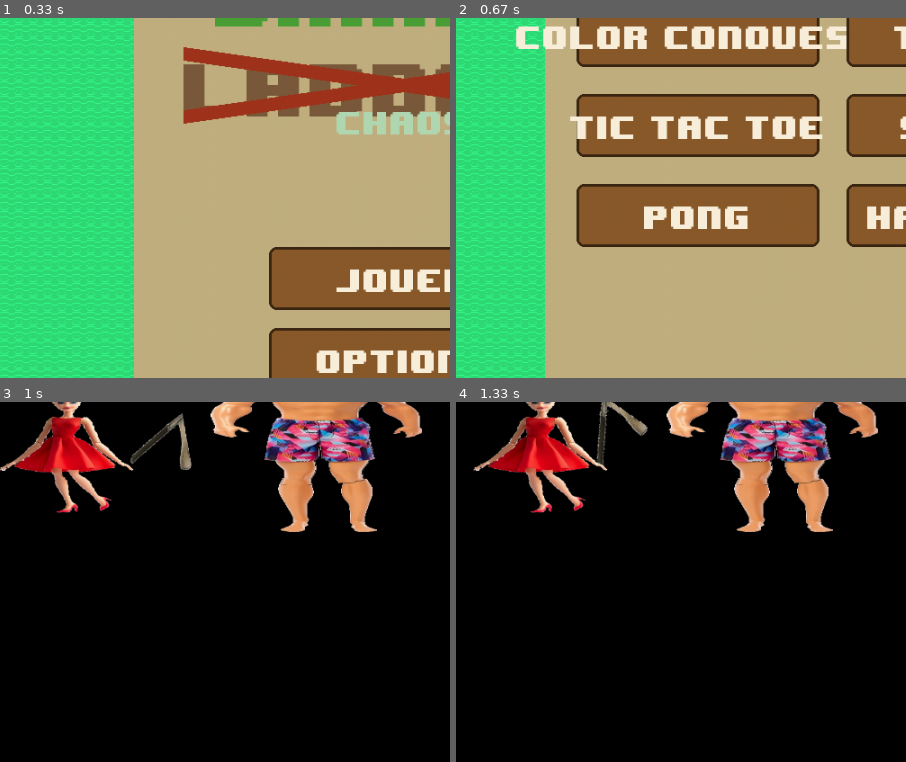
Above: before the commit, frames 1-4 (two rows, left to right).
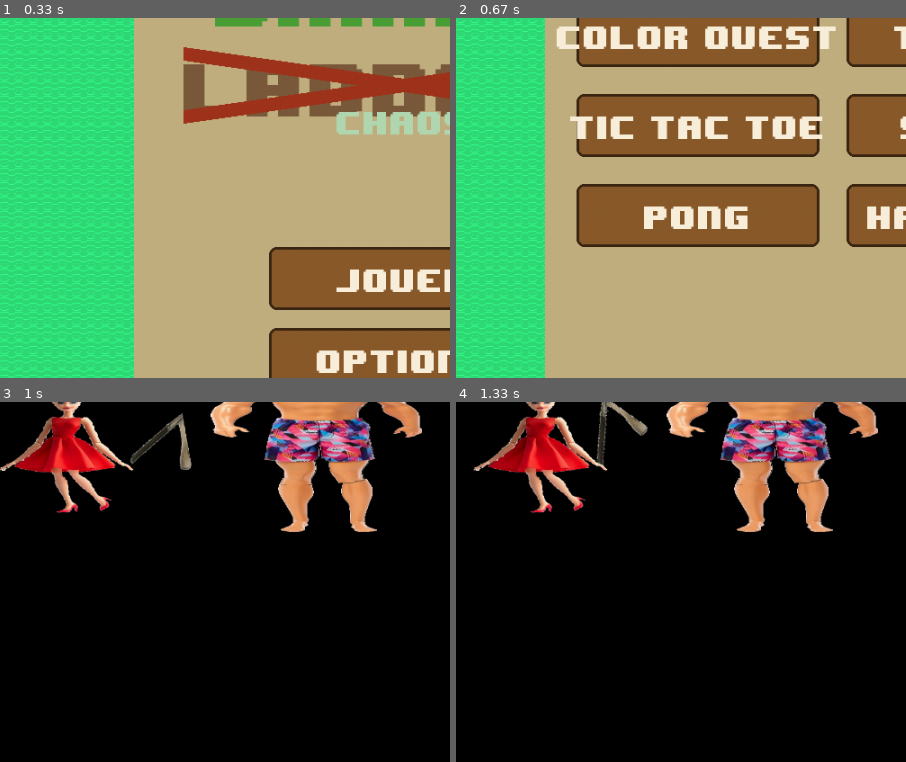
Above: after the commit, the same moments.

Repository: L0tyz/Projet-3
Game: pygame game, started from main.py
Same seed, same stepped clock (60 frames per second), same inputs: the game is played once before the commit and once after it.
Inputs (mouse positions are % of the whole screen's width and height, from its top left):
- Up to frame 1 (0.33 s): no input
- Up to frame 2 (0.67 s): click "MINI JEUX" at 0.38 s
- Up to frame 3 (1 s): click "Hangman" at 0.72 s
- Up to frame 4 (1.33 s): hold Right from 1 s (still down); move the mouse to (82, 47) at 1.03 s
The pictures show only the part of the screen within x 5-55%, y 21-71%; the shares and areas given below are measured in that part.

Frame 1 is identical in both runs. In frame 2, 2.2% of the frame differs, in the area x 13-87%, y 2-9%; in frame 3, nothing differs; in frame 4, nothing differs.

Commit message:
Update main.py

Diff:
--- a/main.py
+++ b/main.py
@@ -112,7 +112,7 @@
         self.clock = pygame.time.Clock()
 
         self.minigames = [
-            {"label": "Color Conquest", "path": "colorconquest/colorconquest.py"},
+            {"label": "Color quest", "path": "colorconquest/colorconquest.py"},
             {"label": "Tetris",         "path": "tetris/tetris.py"},
             {"label": "Tic Tac Toe",    "path": "tictactoe/tictactoe.py"},
             {"label": "Snake",          "path": "snake/snake.py"},
